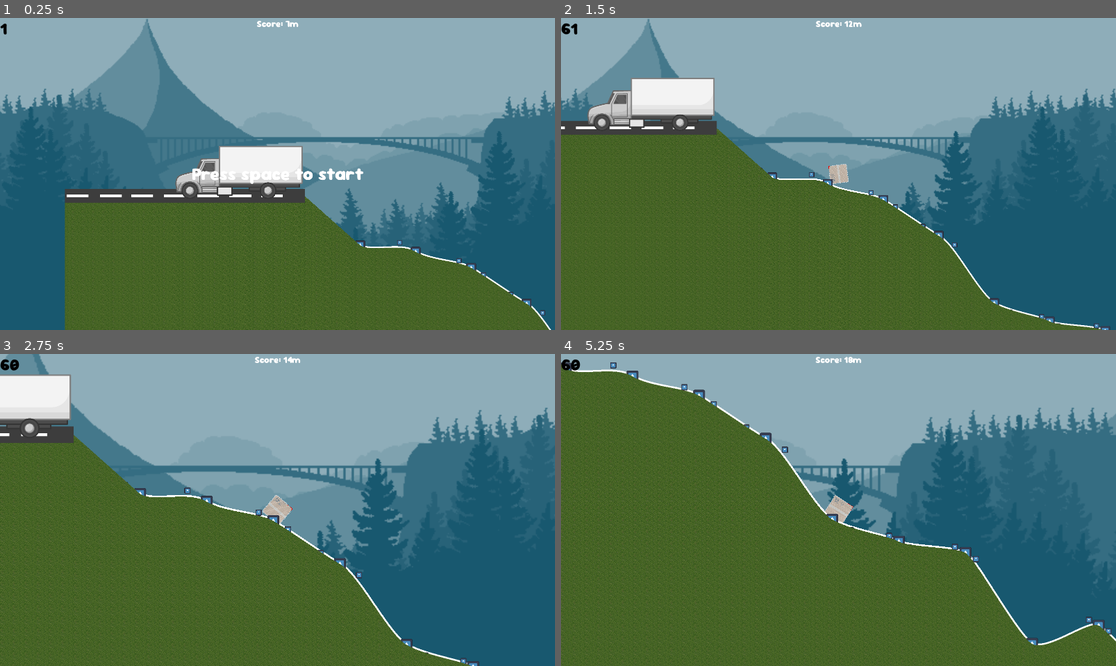
Above: before the commit, frames 1-4 (two rows, left to right).
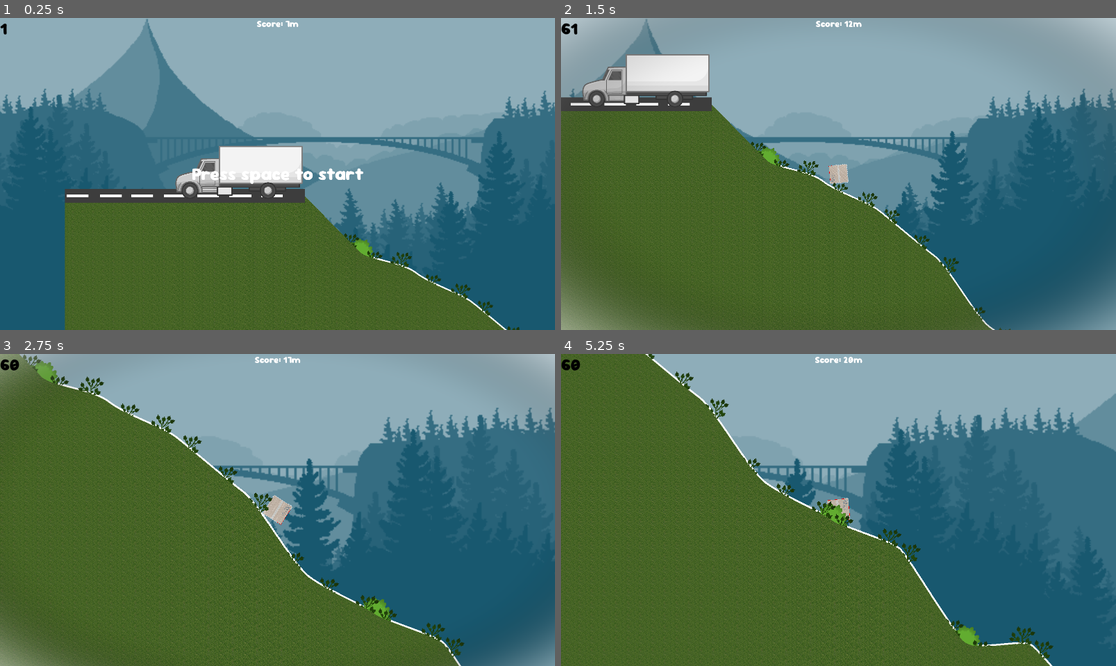
Above: after the commit, the same moments.

Repository: FelipePM01/EntregaExtraviada
Game: Godot game, scene res://main_scene.tscn
Same seed, same stepped clock (60 frames per second), same inputs: the game is played once before the commit and once after it. The engine's default icon, where the game draws it, is replaced by a stand-in: a white triangle on a blue panel in a dark square.
Inputs (mouse positions are in pixels of both pictures, inside the frame that each line leads up to):
- Up to frame 1 (0.25 s): no input
- Up to frame 2 (1.5 s): tap Space (Spacebar) at 0.5, 1.35 s; move the mouse to (960, 158) at 0.52 s; hold D (right) 0.53-1.28 s; hold Space (Spacebar) 0.53-1.28 s; move the mouse to (727, 189) at 1.27 s; hold A (left) from 1.28 s (still down)
- Up to frame 3 (2.75 s): move the mouse to (333, 441) at 2.02 s; release A (left) at 2.03 s; hold D (right) from 2.03 s (still down); hold Mouse wheel down (scroll_down) from 2.03 s (still down); tap Space (Spacebar) at 2.3 s
- Up to frame 4 (5.25 s): move the mouse to (810, 572) at 2.77 s; release Mouse wheel down (scroll_down) at 2.78 s; tap Mouse wheel up (scroll_up) at 2.85 s; tap Space (Spacebar) at 3.05, 4.35 s; move the mouse to (1005, 556) at 3.52 s; release D (right) at 3.53 s; hold Space (Spacebar) 3.53-4.28 s; hold A (left) from 3.53 s (still down); move the mouse to (672, 463) at 4.27 s; move the mouse to (866, 510) at 5.02 s; hold Mouse wheel down (scroll_down) from 5.03 s (still down)

The runs differ from the first frame. In frame 1, 3.2% of the frame differs, in the area x 55-100%, y 57-100%; in frame 2, 16%; in frame 3, 22%, in the area x 0-100%, y 0-100%; in frame 4, 18%.

Commit message:
Added VignetteEffect, changed point and edge markers into scenery items and added truck sound

Diff:
--- a/box/scenes/box.tscn
+++ b/box/scenes/box.tscn
@@ -1,9 +1,10 @@
-[gd_scene load_steps=7 format=3 uid="uid://dt6cak775tec0"]
+[gd_scene load_steps=8 format=3 uid="uid://dt6cak775tec0"]
 
 [ext_resource type="Script" path="res://box/scripts/box.gd" id="1_dd22b"]
 [ext_resource type="PackedScene" uid="uid://dovxmonfm4dd5" path="res://bubblewrap/scenes/single_bubble.tscn" id="2_j2l00"]
 [ext_resource type="Script" path="res://bubblewrap/scripts/line_wrap.gd" id="2_q1dxb"]
 [ext_resource type="Texture2D" uid="uid://c2e56w6jrqpoj" path="res://bubblewrap/textures/Cardboard.png" id="3_2j5tt"]
+[ext_resource type="PackedScene" uid="uid://ieetl00chlny" path="res://postprocessing/shaders/vignette/scenes/vignette_effect.tscn" id="5_1ugqm"]
 
 [sub_resource type="PhysicsMaterial" id="PhysicsMaterial_clopl"]
 friction = 3.0
@@ -319,3 +320,5 @@
 [node name="CollisionShape2D" type="CollisionShape2D" parent="."]
 position = Vector2(1, -1)
 shape = SubResource("ConvexPolygonShape2D_0gnfh")
+
+[node name="VignetteEffect" parent="." instance=ExtResource("5_1ugqm")]
--- a/box/scripts/box.gd
+++ b/box/scripts/box.gd
@@ -21,4 +21,10 @@
 			apply_torque_impulse(-TORQUE*delta)
 		elif Input.is_action_pressed("right"):
 			apply_torque_impulse(TORQUE*delta)
+		if (linear_velocity.length() >= SingleBubble.forceToPop/2):
+			$VignetteEffect.expand_vignette(0.5)
+		else:
+			$VignetteEffect.shrink_vignette(0.2)
 		Globals.score = position.x / 100
+	else:
+		$VignetteEffect.clear_vignette()
--- a/main_scene.gd
+++ b/main_scene.gd
@@ -13,7 +13,7 @@
 		terrain.add_hills()
 
 	if (Input.is_action_pressed("Spacebar") and menu.visible and not Globals.is_lose):
-		$Truck/AudioStreamPlayer2D.play()
+		$Truck/BangSound.play()
 		player.gravity_scale = 1
 		player.apply_impulse(Vector2(600, -30))
 		player.apply_torque_impulse(8000)
--- a/main_scene.tscn
+++ b/main_scene.tscn
@@ -10,6 +10,7 @@
 [ext_resource type="PackedScene" uid="uid://bshkt4wfgo8kn" path="res://player_ui/scenes/lose_scene_ui.tscn" id="6_8y5pi"]
 [ext_resource type="Texture2D" uid="uid://rpoykyouhg2x" path="res://game_menu/textures/Truck.png" id="6_mxdbv"]
 [ext_resource type="AudioStream" uid="uid://be1feu4pclbxd" path="res://game_menu/audio/Bang.mp3" id="8_0xbmu"]
+[ext_resource type="AudioStream" uid="uid://dr5ufmytouab5" path="res://game_menu/audio/StationaryMotor.mp3" id="9_hevmr"]
 
 [node name="MainScene" type="Node2D" node_paths=PackedStringArray("player", "terrain", "menu", "lose_scene", "score_ui")]
 script = ExtResource("1_8bsnl")
@@ -29,6 +30,8 @@
 
 [node name="Terrain" parent="." instance=ExtResource("4_y10el")]
 position = Vector2(830, 616)
+hill_angle = 37.215
+hill_spike = 82.5
 
 [node name="Street" parent="." instance=ExtResource("6_3o4fa")]
 position = Vector2(830.059, 127)
@@ -39,9 +42,13 @@
 texture = ExtResource("6_mxdbv")
 flip_h = true
 
-[node name="AudioStreamPlayer2D" type="AudioStreamPlayer2D" parent="Truck"]
+[node name="BangSound" type="AudioStreamPlayer2D" parent="Truck"]
 stream = ExtResource("8_0xbmu")
 volume_db = 10.111
+
+[node name="MotorSound" type="AudioStreamPlayer2D" parent="Truck"]
+stream = ExtResource("9_hevmr")
+autoplay = true
 
 [node name="LoseScene" parent="." instance=ExtResource("6_8y5pi")]
 visible = false
--- a/player_ui/scripts/lost_scene_ui.gd
+++ b/player_ui/scripts/lost_scene_ui.gd
@@ -16,5 +16,5 @@
 
 func _on_restart_button_pressed() -> void:
 	get_tree().reload_current_scene()
+	Globals.is_lose = false
 	visible = false
-	Globals.is_lose = false
--- /dev/null
+++ b/postprocessing/shaders/vignette/scenes/vignette_effect.tscn
@@ -0,0 +1,24 @@
+[gd_scene load_steps=4 format=3 uid="uid://ieetl00chlny"]
+
+[ext_resource type="Shader" path="res://postprocessing/shaders/vignette/shader_scripts/vignette_effect.gdshader" id="1_di7f5"]
+[ext_resource type="Script" path="res://postprocessing/shaders/vignette/scripts/vignette_effect.gd" id="1_gfr12"]
+
+[sub_resource type="ShaderMaterial" id="ShaderMaterial_4idal"]
+resource_local_to_scene = true
+shader = ExtResource("1_di7f5")
+shader_parameter/vignette_size = 0.777
+shader_parameter/intensity = 1.0
+shader_parameter/softness = 0.0
+shader_parameter/vignette_color = Color(1, 1, 1, 0.529412)
+
+[node name="VignetteEffect" type="CanvasLayer"]
+script = ExtResource("1_gfr12")
+
+[node name="ColorRect" type="ColorRect" parent="."]
+material = SubResource("ShaderMaterial_4idal")
+anchors_preset = 15
+anchor_right = 1.0
+anchor_bottom = 1.0
+grow_horizontal = 2
+grow_vertical = 2
+color = Color(0.898039, 0.0901961, 0.0901961, 0)
--- /dev/null
+++ b/postprocessing/shaders/vignette/scripts/vignette_effect.gd
@@ -0,0 +1,21 @@
+extends CanvasLayer
+@onready var vignetteMaterial = $ColorRect.material
+# Called when the node enters the scene tree for the first time.
+func _ready() -> void:
+	pass # Replace with function body.
+
+
+# Called every frame. 'delta' is the elapsed time since the previous frame.
+func _process(delta: float) -> void:
+	pass
+
+func expand_vignette(duration : float) -> void:
+	var tween = get_tree().create_tween()
+	tween.tween_property(vignetteMaterial,"shader_parameter/softness", 0.5,duration)
+
+func shrink_vignette(duration : float) -> void:
+	var tween = get_tree().create_tween()
+	tween.tween_property(vignetteMaterial,"shader_parameter/softness", 0,duration)
+
+func clear_vignette() -> void:
+	vignetteMaterial.set_shader_parameter("softness",0)
--- /dev/null
+++ b/postprocessing/shaders/vignette/shader_scripts/vignette_effect.gdshader
@@ -0,0 +1,22 @@
+shader_type canvas_item;
+
+uniform float vignette_size : hint_range(0.0, 2.0) = 0.5;
+uniform float intensity : hint_range(0.0, 1.0) = 1.0;
+uniform float softness : hint_range(0.0, 1.0) = 0.5;
+uniform vec4 vignette_color : source_color = vec4(0.0,0.0,0.0,1.0);
+
+void vertex() {
+	// Called for every vertex the material is visible on.
+}
+
+void fragment() {
+	vec2 uv = UV - vec2(0.5);
+	float dist = length(uv);
+	float vignette = 1.0 - smoothstep(vignette_size*(1.0 - softness),vignette_size,dist);
+	COLOR = mix(vignette_color,vec4(0.0,0.0,0.0,0.0),vignette*intensity);
+}
+
+//void light() {
+	// Called for every pixel for every light affecting the CanvasItem.
+	// Uncomment to replace the default light processing function with this one.
+//}
--- /dev/null
+++ b/terrain/scripts/bush_point_marker.gd
@@ -0,0 +1,12 @@
+extends Sprite2D
+
+
+# Called when the node enters the scene tree for the first time.
+func _ready() -> void:
+	var randomVisibility = randf() < 0.5
+	visible = randomVisibility
+
+
+# Called every frame. 'delta' is the elapsed time since the previous frame.
+func _process(delta: float) -> void:
+	pass
--- a/utils/markers/edge_marker.tscn
+++ b/utils/markers/edge_marker.tscn
@@ -1,9 +1,9 @@
 [gd_scene load_steps=2 format=3 uid="uid://snmd5f7hhbv1"]
 
-[ext_resource type="Texture2D" uid="uid://huqwtkm7mxw4" path="res://icon.svg" id="1_cqnst"]
+[ext_resource type="Texture2D" uid="uid://be0eu62v6ap0o" path="res://terrain/resources/little_tree.png" id="1_ydkv4"]
 
 [node name="PointMarker" type="Sprite2D"]
 visibility_layer = 2
 position = Vector2(-5.96046e-08, -5.96046e-08)
-scale = Vector2(0.140625, 0.140625)
-texture = ExtResource("1_cqnst")
+scale = Vector2(0.076, 0.076)
+texture = ExtResource("1_ydkv4")
--- a/utils/markers/point_marker.tscn
+++ b/utils/markers/point_marker.tscn
@@ -1,9 +1,12 @@
-[gd_scene load_steps=2 format=3 uid="uid://duwn3pucjnfsn"]
+[gd_scene load_steps=3 format=3 uid="uid://duwn3pucjnfsn"]
 
-[ext_resource type="Texture2D" uid="uid://huqwtkm7mxw4" path="res://icon.svg" id="1_p5ihg"]
+[ext_resource type="Texture2D" uid="uid://b13k8bno6ii1n" path="res://terrain/resources/Bush.png" id="1_iqxr6"]
+[ext_resource type="Script" path="res://terrain/scripts/bush_point_marker.gd" id="2_p8ubt"]
 
 [node name="PointMarker" type="Sprite2D"]
+light_mask = 9
 visibility_layer = 2
 position = Vector2(-1, -1)
-scale = Vector2(0.265625, 0.265625)
-texture = ExtResource("1_p5ihg")
+scale = Vector2(0.1, 0.1)
+texture = ExtResource("1_iqxr6")
+script = ExtResource("2_p8ubt")
Not shown, added: game_menu/audio/StationaryMotor.mp3.import
Not shown: 1 places in main_scene.tscn that only renumber resources
Binary file added: terrain/resources/Bush.png
Not shown, added: terrain/resources/Bush.png.import
Binary file added: terrain/resources/little_tree.png
Not shown, added: terrain/resources/little_tree.png.import
Not shown, added: game_menu/audio/StationaryMotor.mp3
